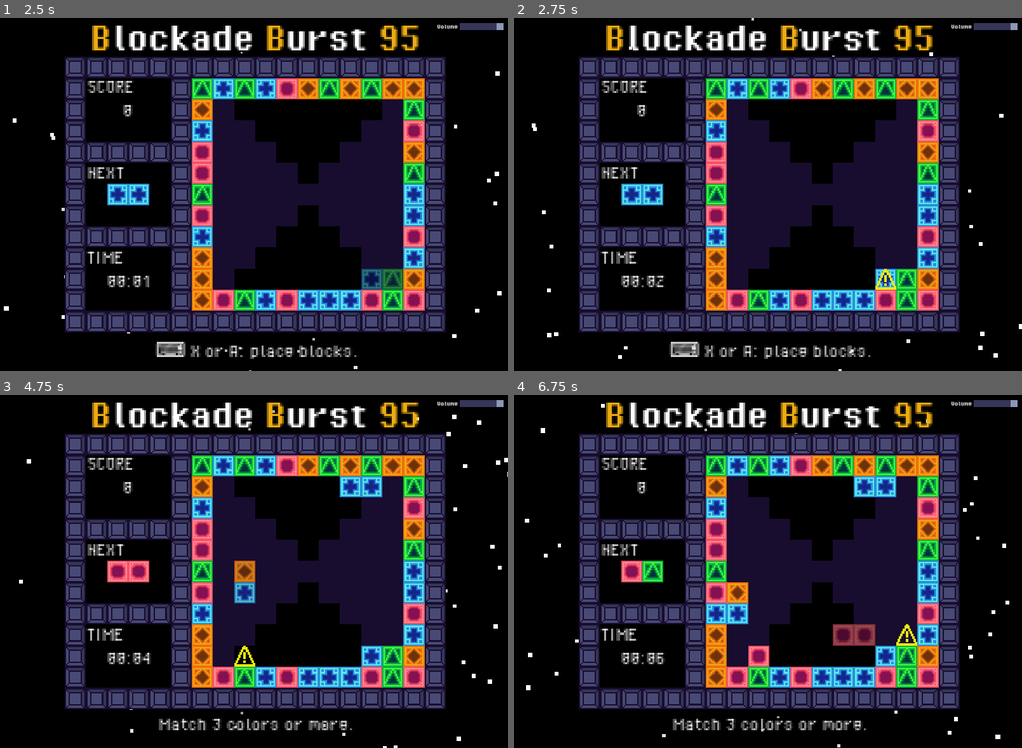
Above: before the commit, frames 1-4 (two rows, left to right).
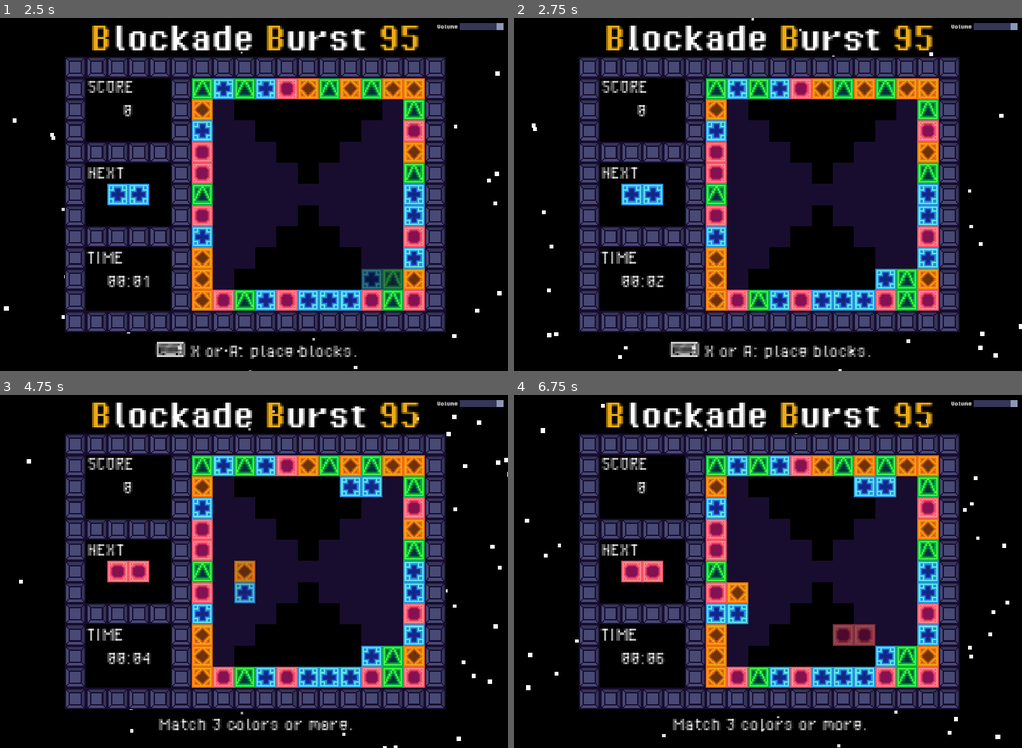
Above: after the commit, the same moments.

Repository: OwlyCode/LD54
Game: Godot game, scene res://main.tscn
The game is run twice, just before and just after one commit, with the same random seed, the same clock (stepped at 60 frames per second) and the same inputs.
Inputs:
- Up to frame 1 (2.5 s): click "START" at 0.5 s; tap Enter at 1.25 s; hold Right (right) 1.28-2.03 s; tap X (lock) at 1.35 s; hold Down (down) from 2.03 s (still down); tap Space (rotate) at 2.1 s
- Up to frame 2 (2.75 s): keep holding Down (down)
- Up to frame 3 (4.75 s): release Down (down) at 2.78 s; hold Right (right) 2.78-3.53 s; tap X (lock) at 2.85, 4.35 s; hold Up (up) 3.53-4.28 s; tap Space (rotate) at 3.6 s; hold Left (left) from 4.28 s (still down)
- Up to frame 4 (6.75 s): tap Space (rotate) at 5.1, 6.6 s; release Left (left) at 5.78 s; hold Down (down) 5.78-6.53 s; tap X (lock) at 5.85 s; hold Right (right) from 6.53 s (still down)

Frame 1 is identical in both runs. In frame 2, 0.1% of the frame differs, in the area x 71-76%, y 71-77%; in frame 3, 0.1%; in frame 4, 0.6%, in the area x 25-80%, y 46-77%.

Commit message:
More stuff

Diff:
--- a/Score.gd
+++ b/Score.gd
@@ -8,4 +8,4 @@
 
 # Called every frame. 'delta' is the elapsed time since the previous frame.
 func _process(delta):
-	text = "%d" % Global.score
+	text = "%d" % (Global.score * 10)
--- a/TileMap.gd
+++ b/TileMap.gd
@@ -608,7 +608,7 @@
 
 		fill_cooldown -= delta
 
-		if fill_cooldown < 0:
+		if fill_cooldown < 0 and Global.first_match:
 			for i in range(0, Global.get_spawn_count()):
 				add_pending()
 			fill_cooldown = Global.get_fill_cooldown()
--- a/game.tscn
+++ b/game.tscn
@@ -186,7 +186,7 @@
 script = ExtResource("6_usjc0")
 
 [node name="ParticleTarget" type="Node2D" parent="."]
-position = Vector2(-64, 36)
+position = Vector2(-49, 31)
 
 [node name="GameOverContainer" type="Control" parent="."]
 visible = false
Not shown, changed: TODO
